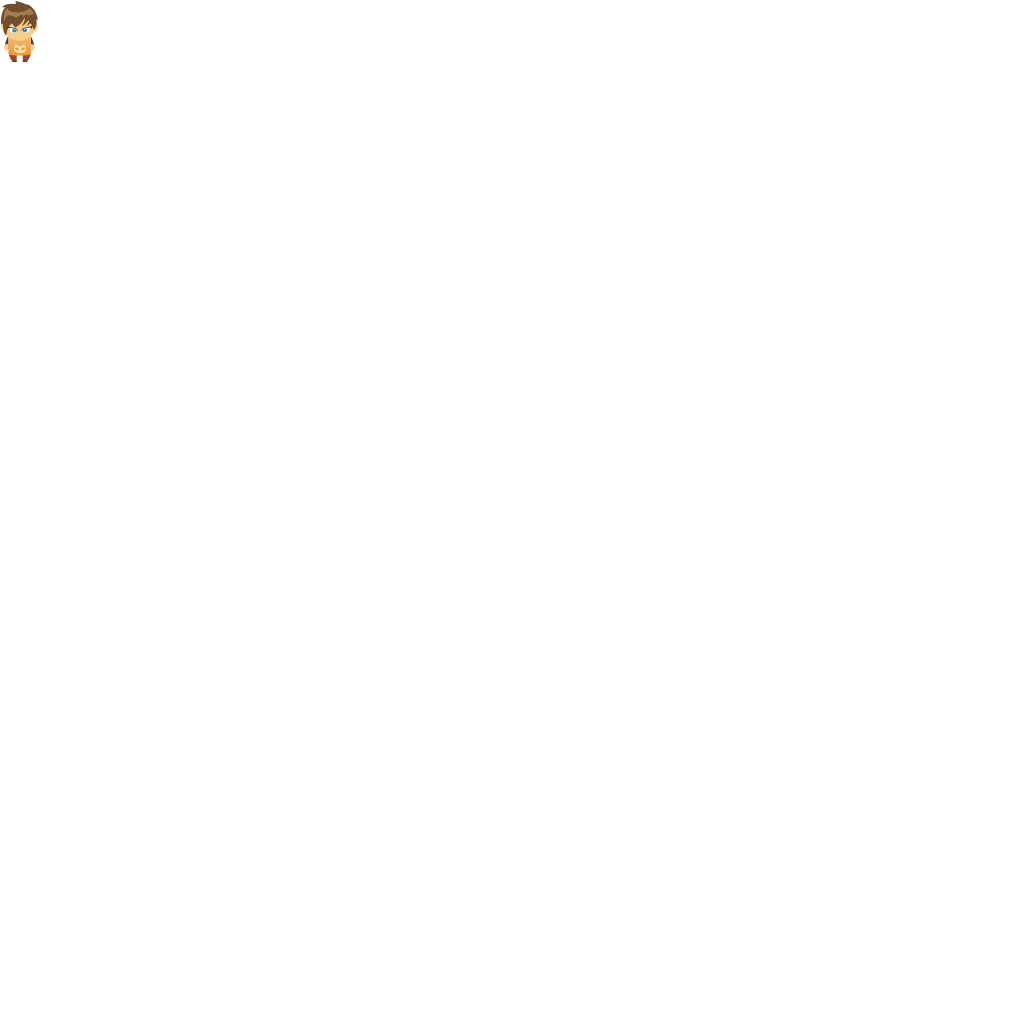
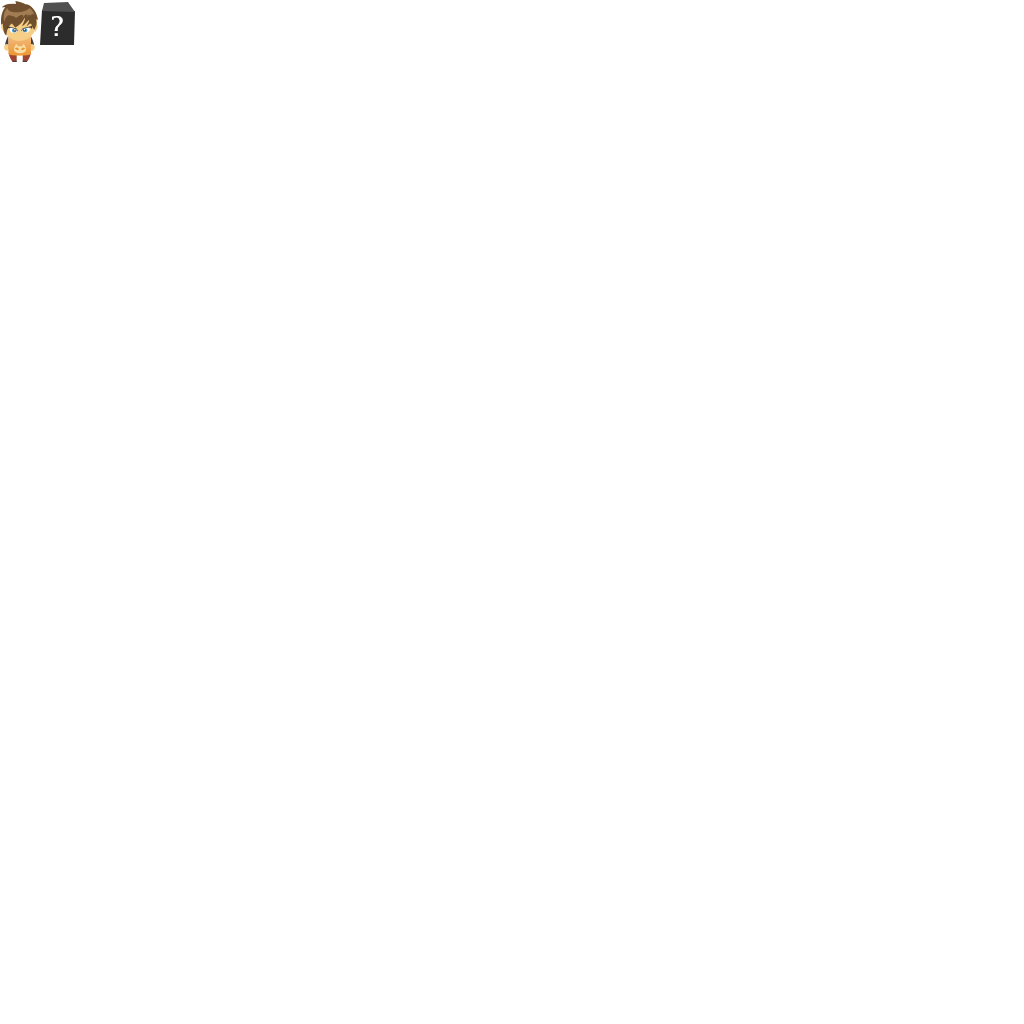
Before/after of a (1024, 1024) layered artwork. What changed in the layer stack:
added layer "Layer 2" above "Layer 1" over [40, 2, 75, 45]
